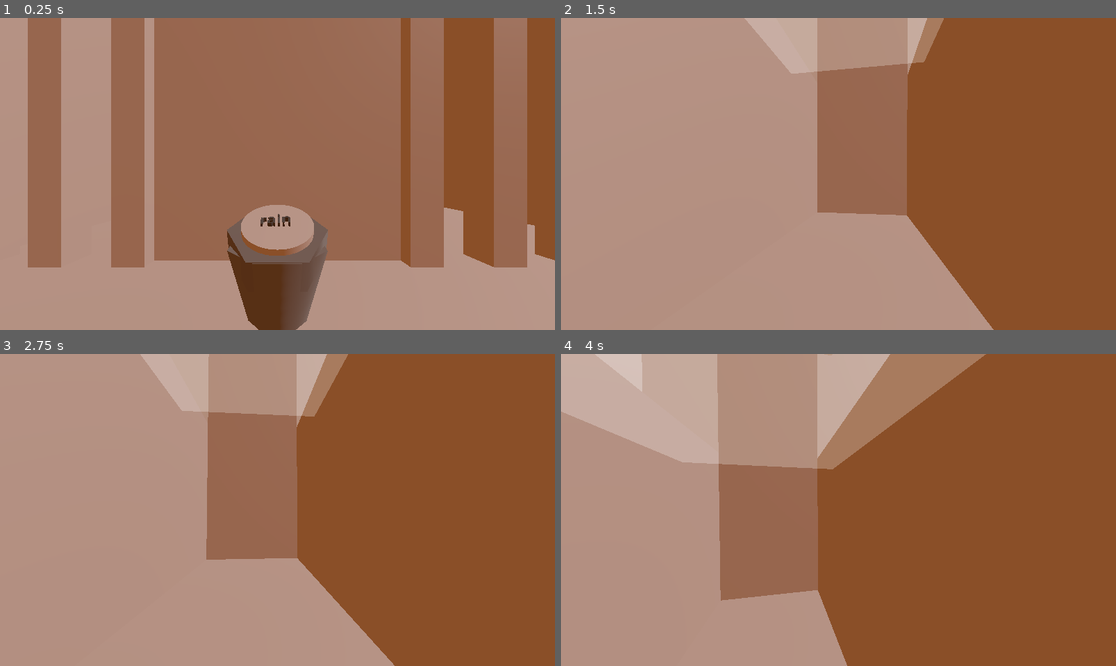
Above: before the commit, frames 1-4 (two rows, left to right).
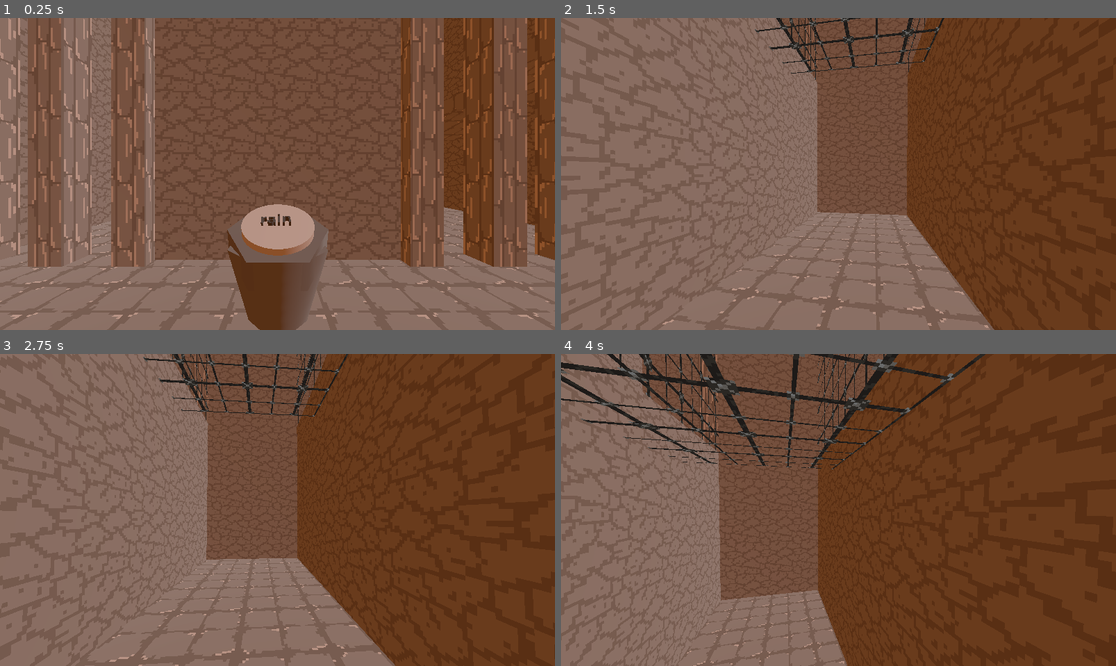
Above: after the commit, the same moments.

Repository: ThreeCoffees/HackYeah2025
Game: Godot game, scene res://levels/level_2.tscn
Two runs of this game, one before a commit and one after it. Both use one fixed random seed, a clock stepped at 60 frames per second and the inputs below. This scene is started directly instead of the project's main scene.
Inputs (mouse positions are in pixels of both pictures, inside the frame that each line leads up to):
- Up to frame 1 (0.25 s): no input
- Up to frame 2 (1.5 s): tap Enter at 0.5 s; move the mouse to (866, 174) at 0.52 s; hold W (move_forward) from 0.53 s (still down); click (866, 174) at 0.6 s; tap Space (jump) at 0.77 s; move the mouse to (810, 174) at 1.27 s; click (810, 174) at 1.35 s
- Up to frame 3 (2.75 s): keep holding W (move_forward); tap Space (jump) at 1.52 s; move the mouse to (288, 503) at 2.02 s; click (288, 503) at 2.1 s
- Up to frame 4 (4 s): keep holding W (move_forward); tap Space (jump) at 2.75, 3.02, 3.77 s; move the mouse to (832, 516) at 2.77 s; click (832, 516) at 2.85 s; move the mouse to (877, 513) at 3.52 s; click (877, 513) at 3.6 s

The runs differ from the first frame. In frame 1, 89% of the frame differs, in the area x 0-100%, y 0-100%; in frame 2, 100%; in frame 3, 100%; in frame 4, 100%.

Commit message:
add textures and fix z-fighting

Diff:
--- a/levels/level_2.tscn
+++ b/levels/level_2.tscn
@@ -1,22 +1,63 @@
-[gd_scene load_steps=9 format=3 uid="uid://ovbbkmc7s564"]
+[gd_scene load_steps=16 format=3 uid="uid://ovbbkmc7s564"]
 
 [ext_resource type="PackedScene" uid="uid://bto115mhdyubd" path="res://characters/flying_character.tscn" id="1_ilhis"]
+[ext_resource type="Texture2D" uid="uid://c8tl43kj46m0b" path="res://assets/column_tiles.png" id="2_dfjjl"]
 [ext_resource type="PackedScene" uid="uid://8w63g3fanpur" path="res://walls/waterfall.tscn" id="3_5722l"]
+[ext_resource type="Texture2D" uid="uid://g2qbljkc80cr" path="res://assets/wall_tiles.png" id="3_at1ld"]
 [ext_resource type="PackedScene" uid="uid://dy7dd3ej6xisk" path="res://activators/global_state_button.tscn" id="4_ilhis"]
+[ext_resource type="Texture2D" uid="uid://dvsjoo503gl0f" path="res://assets/floor_tiles.png" id="4_sd18g"]
 [ext_resource type="PackedScene" uid="uid://diiwa5d43dean" path="res://characters/walking_character.tscn" id="5_ep78u"]
+[ext_resource type="Texture2D" uid="uid://bc2fe4p2pkbkt" path="res://assets/bars_tiles.png" id="5_vm7no"]
 [ext_resource type="PackedScene" uid="uid://biv5d65umpjqc" path="res://walls/light_wall.tscn" id="6_ep78u"]
 [ext_resource type="PackedScene" uid="uid://dsbnm1yue8ama" path="res://player/player_camera.tscn" id="6_ilhis"]
 [ext_resource type="PackedScene" uid="uid://dwilk1ike3iry" path="res://characters/walking_character_small.tscn" id="7_ep78u"]
 
 [sub_resource type="StandardMaterial3D" id="StandardMaterial3D_ilhis"]
-transparency = 1
+transparency = 4
 shading_mode = 0
-albedo_color = Color(1, 1, 1, 0.2509804)
+albedo_texture = ExtResource("5_vm7no")
+uv1_triplanar = true
+texture_filter = 0
+
+[sub_resource type="StandardMaterial3D" id="StandardMaterial3D_at1ld"]
+render_priority = 3
+albedo_texture = ExtResource("2_dfjjl")
+uv1_triplanar = true
+texture_filter = 0
+
+[sub_resource type="StandardMaterial3D" id="StandardMaterial3D_dfjjl"]
+render_priority = 2
+albedo_texture = ExtResource("3_at1ld")
+uv1_triplanar = true
+texture_filter = 0
+
+[sub_resource type="StandardMaterial3D" id="StandardMaterial3D_vm7no"]
+render_priority = 1
+albedo_texture = ExtResource("4_sd18g")
+uv1_triplanar = true
+texture_filter = 0
 
 [node name="Level2" type="Node3D"]
 
-[node name="FlyingCharacter" parent="." instance=ExtResource("1_ilhis")]
+[node name="Characters" type="Node3D" parent="."]
+
+[node name="FlyingCharacter" parent="Characters" instance=ExtResource("1_ilhis")]
 transform = Transform3D(1, 0, 0, 0, 1, 0, 0, 0, 1, 0.75, 4, -4)
+
+[node name="WalkingCharacterSmall2" parent="Characters" instance=ExtResource("7_ep78u")]
+transform = Transform3D(1, 0, 0, 0, 1, 0, 0, 0, 1, 0.75, 10.75, -1)
+
+[node name="WalkingCharacter" parent="Characters" instance=ExtResource("5_ep78u")]
+transform = Transform3D(-1, 0, 8.742278e-08, 0, 1, 0, -8.742278e-08, 0, -1, 0, 0.75, 0)
+
+[node name="PlayerCamera" parent="Characters/WalkingCharacter" instance=ExtResource("6_ilhis")]
+transform = Transform3D(1, 0, 0, 0, 1, 0, 0, 0, 1, -0.003500104, 1.4964895, -0.44703317)
+
+[node name="WalkingCharacter2" parent="Characters" instance=ExtResource("5_ep78u")]
+transform = Transform3D(1.1920929e-07, 0, -1, 0, 1, 0, 1, 0, 1.1920929e-07, 0.75, 3.25, 12.75)
+
+[node name="WalkingCharacterSmall" parent="Characters" instance=ExtResource("7_ep78u")]
+transform = Transform3D(-1, 0, -8.742278e-08, 0, 1, 0, 8.742278e-08, 0, -1, -6, 1, 1.75)
 
 [node name="TransparentWalls_CSG" type="CSGCombiner3D" parent="."]
 transform = Transform3D(1, 0, 0, 0, 1, 0, 0, 0, 1, 0, 4.75, 7.5)
@@ -65,210 +106,216 @@
 transform = Transform3D(1, 0, 0, 0, 1, 0, 0, 0, 1, -0.125, 7, -10.25)
 size = Vector3(10.25, 3, 0.5)
 
-[node name="StaticWalls_CSG" type="CSGCombiner3D" parent="."]
+[node name="StaticWalls" type="Node3D" parent="."]
+
+[node name="Columns" type="CSGCombiner3D" parent="StaticWalls"]
+transform = Transform3D(1, 0, 0, 0, 1, 0, 0, 0, 1, 0, 14.5, -2.875)
+material_override = SubResource("StandardMaterial3D_at1ld")
 use_collision = true
 collision_layer = 3
 collision_mask = 0
 
-[node name="CSGBox3D" type="CSGBox3D" parent="StaticWalls_CSG"]
+[node name="CSGBox3D22" type="CSGBox3D" parent="StaticWalls/Columns"]
+transform = Transform3D(-4.371139e-08, 0, -1, 0, 1, 0, 1, 0, -4.371139e-08, 1.75, -6.375, 13.875)
+size = Vector3(0.5, 16.25, 0.5)
+
+[node name="CSGBox3D21" type="CSGBox3D" parent="StaticWalls/Columns"]
+transform = Transform3D(-4.371139e-08, 0, -1, 0, 1, 0, 1, 0, -4.371139e-08, 1.75, -6.375, 15.125)
+size = Vector3(0.5, 16.25, 0.5)
+
+[node name="CSGBox3D20" type="CSGBox3D" parent="StaticWalls/Columns"]
+transform = Transform3D(-4.371139e-08, 0, -1, 0, 1, 0, 1, 0, -4.371139e-08, 1.75, -6.375, 16.375)
+size = Vector3(0.5, 16.25, 0.5)
+
+[node name="BigCorner" type="CSGBox3D" parent="StaticWalls/Columns"]
+transform = Transform3D(1, 0, 0, 0, 1, 0, 0, 0, 1, -4.875, -2.375, 6.125)
+size = Vector3(0.75, 24.25, 1.5)
+
+[node name="CSGBox3D16" type="CSGBox3D" parent="StaticWalls/Columns"]
+transform = Transform3D(1, 0, 0, 0, 1, 0, 0, 0, 1, -3.5, -9.75, 6.625)
+size = Vector3(0.5, 9.5, 0.5)
+
+[node name="CSGBox3D15" type="CSGBox3D" parent="StaticWalls/Columns"]
+transform = Transform3D(1, 0, 0, 0, 1, 0, 0, 0, 1, -2.25, -9.75, 6.625)
+size = Vector3(0.5, 9.5, 0.5)
+
+[node name="CSGBox3D14" type="CSGBox3D" parent="StaticWalls/Columns"]
+transform = Transform3D(1, 0, 0, 0, 1, 0, 0, 0, 1, 2.25, -9.75, 6.625)
+size = Vector3(0.5, 9.5, 0.5)
+
+[node name="CSGBox3D13" type="CSGBox3D" parent="StaticWalls/Columns"]
+transform = Transform3D(1, 0, 0, 0, 1, 0, 0, 0, 1, 3.5, -9.75, 6.625)
+size = Vector3(0.5, 9.5, 0.5)
+
+[node name="CSGBox3D12" type="CSGBox3D" parent="StaticWalls/Columns"]
+transform = Transform3D(1, 0, 0, 0, 1, 0, 0, 0, 1, 4.75, -9.75, 6.625)
+size = Vector3(0.5, 9.5, 0.5)
+
+[node name="Walls" type="CSGCombiner3D" parent="StaticWalls"]
+transform = Transform3D(1, 0, 0, 0, 1, 0, 0, 0, 1, 0, 14.5, -2.875)
+material_override = SubResource("StandardMaterial3D_dfjjl")
+use_collision = true
+collision_layer = 3
+collision_mask = 0
+
+[node name="CSGBox3D41" type="CSGBox3D" parent="StaticWalls/Walls"]
+size = Vector3(10, 2.5, 0.75)
+
+[node name="CSGBox3D40" type="CSGBox3D" parent="StaticWalls/Walls"]
+transform = Transform3D(1, 0, 0, 0, 1, 0, 0, 0, 1, -4.875, 0.125, 1.625)
+size = Vector3(0.75, 2.75, 7.5)
+
+[node name="CSGBox3D29" type="CSGBox3D" parent="StaticWalls/Walls"]
+transform = Transform3D(1, 0, 0, 0, 1, 0, 0, 0, 1, -6.125, -10.125, 6.5)
+size = Vector3(1.75, 1.25, 0.75)
+
+[node name="CSGBox3D37" type="CSGBox3D" parent="StaticWalls/Walls"]
+transform = Transform3D(-4.371139e-08, 0, -1, 0, 1, 0, 1, 0, -4.371139e-08, -7.2500005, -6.75, 7.2499995)
+size = Vector3(19.75, 16, 0.5)
+
+[node name="CSGBox3D36" type="CSGBox3D" parent="StaticWalls/Walls"]
+transform = Transform3D(-4.371139e-08, 0, -1, 0, 1, 0, 1, 0, -4.371139e-08, -0.75, -6.75, -2.375)
+size = Vector3(0.5, 16, 12.5)
+
+[node name="CSGBox3D38" type="CSGBox3D" parent="StaticWalls/Walls"]
+transform = Transform3D(-4.371139e-08, 0, -1, 0, 1, 0, 1, 0, -4.371139e-08, -0.75, -6.75, 16.875)
+size = Vector3(0.5, 16, 12.5)
+
+[node name="CSGBox3D35" type="CSGBox3D" parent="StaticWalls/Walls"]
+transform = Transform3D(-4.371139e-08, 0, -1, 0, 1, 0, 1, 0, -4.371139e-08, 0.25, -8.375, 0.125)
+size = Vector3(0.5, 8.25, 9.5)
+
+[node name="CSGBox3D34" type="CSGBox3D" parent="StaticWalls/Walls"]
+transform = Transform3D(1, 0, 0, 0, 1, 0, 0, 0, 1, 5.25, -6.75, 7)
+size = Vector3(0.5, 16, 19.25)
+
+[node name="CSGBox3D33" type="CSGBox3D" parent="StaticWalls/Walls"]
+transform = Transform3D(1, 0, 0, 0, 1, 0, 0, 0, 1, -4.875, -9.5, 2.625)
+size = Vector3(0.75, 10.5, 5.5)
+
+[node name="CSGBox3D18" type="CSGBox3D" parent="StaticWalls/Walls"]
+transform = Transform3D(1, 0, 0, 0, 1, 0, 0, 0, 1, -0.25, -6.875, 13.875)
+size = Vector3(3.5, 16.25, 0.5)
+
+[node name="CSGBox3D10" type="CSGBox3D" parent="StaticWalls/Walls"]
+transform = Transform3D(1, 0, 0, 0, 1, 0, 0, 0, 1, 0.25, -1.875, 6.625)
+size = Vector3(9.5, 6.25, 0.5)
+
+[node name="CSGBox3D8" type="CSGBox3D" parent="StaticWalls/Walls"]
+transform = Transform3D(1, 0, 0, 0, -4.371139e-08, -1, 0, 1, -4.371139e-08, 1.75, -2.25, 10.125)
+size = Vector3(0.5, 7, 7)
+
+[node name="CSGBox3D2" type="CSGBox3D" parent="StaticWalls/Walls"]
+transform = Transform3D(1, 0, 0, 0, -4.371139e-08, -1, 0, 1, -4.371139e-08, 0, -12.75, 6.875)
+size = Vector3(4, 0.5, 7)
+
+[node name="CSGBox3D4" type="CSGBox3D" parent="StaticWalls/Walls"]
+transform = Transform3D(1, 0, 0, 0, -4.371139e-08, -1, 0, 1, -4.371139e-08, -1.75, -12.75, 10.375)
+size = Vector3(0.5, 7.5, 7)
+
+[node name="CSGBox3D5" type="CSGBox3D" parent="StaticWalls/Walls"]
+transform = Transform3D(1, 0, 0, 0, -4.371139e-08, -1, 0, 1, -4.371139e-08, 1.75, -12.75, 10.125)
+size = Vector3(0.5, 7, 7)
+
+[node name="CSGBox3D6" type="CSGBox3D" parent="StaticWalls/Walls"]
+transform = Transform3D(1, 0, 0, 0, -4.371139e-08, -1, 0, 1, -4.371139e-08, 0, -2.25, 6.875)
+size = Vector3(4, 0.5, 7)
+
+[node name="CSGBox3D7" type="CSGBox3D" parent="StaticWalls/Walls"]
+transform = Transform3D(1, 0, 0, 0, -4.371139e-08, -1, 0, 1, -4.371139e-08, -1.75, -2.25, 10.375)
+size = Vector3(0.5, 7.5, 7)
+
+[node name="Floors" type="CSGCombiner3D" parent="StaticWalls"]
+material_override = SubResource("StandardMaterial3D_vm7no")
+use_collision = true
+collision_layer = 3
+collision_mask = 0
+
+[node name="CSGBox3D24" type="CSGBox3D" parent="StaticWalls/Floors"]
+transform = Transform3D(1, 0, 0, 0, 1, 0, 0, 0, 1, -1, 6.75, -4.25)
+size = Vector3(12, 0.5, 2.5)
+
+[node name="CSGBox3D23" type="CSGBox3D" parent="StaticWalls/Floors"]
+transform = Transform3D(1, 0, 0, 0, 0.96814764, -0.25038, 0, 0.25038, 0.96814764, -6.125, 4.865026, 4.126593)
+size = Vector3(1.75, 0.5, 14.893951)
+
+[node name="CSGBox3D19" type="CSGBox3D" parent="StaticWalls/Floors"]
+transform = Transform3D(1, 0, 0, 0, 1, 0, 0, 0, 1, -2.625, 3, 12.5)
+size = Vector3(8.75, 0.5, 2.5)
+
+[node name="CSGBox3D11" type="CSGBox3D" parent="StaticWalls/Floors"]
+transform = Transform3D(1, 0, 0, 0, 1, 0, 0, 0, 1, 0, 10, 8.375)
+size = Vector3(3.5, 0.5, 5.25)
+
+[node name="CSGBox3D" type="CSGBox3D" parent="StaticWalls/Floors"]
 transform = Transform3D(1, 0, 0, 0, 1, 0, 0, 0, 1, -1.125, 0.5, -0.5)
 size = Vector3(12.25, 0.5, 9)
 
-[node name="CSGBox3D2" type="CSGBox3D" parent="StaticWalls_CSG"]
-transform = Transform3D(1, 0, 0, 0, -4.371139e-08, -1, 0, 1, -4.371139e-08, 0, 1.75, 4)
-size = Vector3(4, 0.5, 7)
-
-[node name="CSGBox3D3" type="CSGBox3D" parent="StaticWalls_CSG"]
+[node name="CSGBox3D3" type="CSGBox3D" parent="StaticWalls/Floors"]
 transform = Transform3D(1, 0, 0, 0, 1, 0, 0, 0, 1, -1, 0.5, 8.875)
 size = Vector3(12, 0.5, 9.75)
 
-[node name="CSGBox3D4" type="CSGBox3D" parent="StaticWalls_CSG"]
-transform = Transform3D(1, 0, 0, 0, -4.371139e-08, -1, 0, 1, -4.371139e-08, -1.75, 1.7499999, 7.5)
-size = Vector3(0.5, 7.5, 7)
-
-[node name="CSGBox3D5" type="CSGBox3D" parent="StaticWalls_CSG"]
-transform = Transform3D(1, 0, 0, 0, -4.371139e-08, -1, 0, 1, -4.371139e-08, 1.75, 1.7499999, 7.5)
-size = Vector3(0.5, 7.5, 7)
-
-[node name="CSGBox3D6" type="CSGBox3D" parent="StaticWalls_CSG"]
-transform = Transform3D(1, 0, 0, 0, -4.371139e-08, -1, 0, 1, -4.371139e-08, 0, 12.25, 4)
-size = Vector3(4, 0.5, 7)
-
-[node name="CSGBox3D7" type="CSGBox3D" parent="StaticWalls_CSG"]
-transform = Transform3D(1, 0, 0, 0, -4.371139e-08, -1, 0, 1, -4.371139e-08, -1.75, 12.25, 7.5)
-size = Vector3(0.5, 7.5, 7)
-
-[node name="CSGBox3D8" type="CSGBox3D" parent="StaticWalls_CSG"]
-transform = Transform3D(1, 0, 0, 0, -4.371139e-08, -1, 0, 1, -4.371139e-08, 1.75, 12.25, 7.5)
-size = Vector3(0.5, 7.5, 7)
-
-[node name="CSGBox3D11" type="CSGBox3D" parent="StaticWalls_CSG"]
-transform = Transform3D(1, 0, 0, 0, 1, 0, 0, 0, 1, 0, 10, 8.5)
-size = Vector3(3.5, 0.5, 5.5)
-
-[node name="CSGBox3D10" type="CSGBox3D" parent="StaticWalls_CSG"]
-transform = Transform3D(1, 0, 0, 0, 1, 0, 0, 0, 1, -0.125, 12.625, 3.75)
-size = Vector3(10.25, 6.25, 0.5)
-
-[node name="CSGBox3D12" type="CSGBox3D" parent="StaticWalls_CSG"]
-transform = Transform3D(1, 0, 0, 0, 1, 0, 0, 0, 1, 4.75, 4.75, 3.75)
-size = Vector3(0.5, 9.5, 0.5)
-
-[node name="CSGBox3D13" type="CSGBox3D" parent="StaticWalls_CSG"]
-transform = Transform3D(1, 0, 0, 0, 1, 0, 0, 0, 1, 3.5, 4.75, 3.75)
-size = Vector3(0.5, 9.5, 0.5)
-
-[node name="CSGBox3D14" type="CSGBox3D" parent="StaticWalls_CSG"]
-transform = Transform3D(1, 0, 0, 0, 1, 0, 0, 0, 1, 2.25, 4.75, 3.75)
-size = Vector3(0.5, 9.5, 0.5)
-
-[node name="CSGBox3D15" type="CSGBox3D" parent="StaticWalls_CSG"]
-transform = Transform3D(1, 0, 0, 0, 1, 0, 0, 0, 1, -2.25, 4.75, 3.75)
-size = Vector3(0.5, 9.5, 0.5)
-
-[node name="CSGBox3D16" type="CSGBox3D" parent="StaticWalls_CSG"]
-transform = Transform3D(1, 0, 0, 0, 1, 0, 0, 0, 1, -3.5, 4.75, 3.75)
-size = Vector3(0.5, 9.5, 0.5)
-
-[node name="CSGBox3D17" type="CSGBox3D" parent="StaticWalls_CSG"]
-transform = Transform3D(1, 0, 0, 0, 1, 0, 0, 0, 1, -4.75, 4.75, 3.75)
-size = Vector3(0.5, 9.5, 0.5)
-
-[node name="CSGBox3D18" type="CSGBox3D" parent="StaticWalls_CSG"]
-transform = Transform3D(1, 0, 0, 0, 1, 0, 0, 0, 1, -0.25, 7.625, 11)
-size = Vector3(3.5, 16.25, 0.5)
-
-[node name="CSGBox3D19" type="CSGBox3D" parent="StaticWalls_CSG"]
-transform = Transform3D(1, 0, 0, 0, 1, 0, 0, 0, 1, -2.5, 3, 12.5)
-size = Vector3(9, 0.5, 2.5)
-
-[node name="CSGBox3D20" type="CSGBox3D" parent="StaticWalls_CSG"]
-transform = Transform3D(-4.371139e-08, 0, -1, 0, 1, 0, 1, 0, -4.371139e-08, 1.75, 8.125, 13.5)
-size = Vector3(0.5, 16.25, 0.5)
-
-[node name="CSGBox3D21" type="CSGBox3D" parent="StaticWalls_CSG"]
-transform = Transform3D(-4.371139e-08, 0, -1, 0, 1, 0, 1, 0, -4.371139e-08, 1.75, 8.125, 12.25)
-size = Vector3(0.5, 16.25, 0.5)
-
-[node name="CSGBox3D22" type="CSGBox3D" parent="StaticWalls_CSG"]
-transform = Transform3D(-4.371139e-08, 0, -1, 0, 1, 0, 1, 0, -4.371139e-08, 1.75, 4.75, 11)
-size = Vector3(0.5, 9.5, 0.5)
-
-[node name="CSGBox3D33" type="CSGBox3D" parent="StaticWalls_CSG"]
-transform = Transform3D(1, 0, 0, 0, 1, 0, 0, 0, 1, -4.875, 5, 0.5)
-size = Vector3(0.75, 10.5, 7)
-
-[node name="CSGBox3D23" type="CSGBox3D" parent="StaticWalls_CSG"]
-transform = Transform3D(1, 0, 0, 0, 0.96814764, -0.25038, 0, 0.25038, 0.96814764, -6.125, 4.865026, 4.126593)
-size = Vector3(1.75, 0.5, 14.893951)
-
-[node name="CSGBox3D24" type="CSGBox3D" parent="StaticWalls_CSG"]
-transform = Transform3D(1, 0, 0, 0, 1, 0, 0, 0, 1, -1, 6.75, -4.25)
-size = Vector3(12, 0.5, 2.5)
-
-[node name="CSGBox3D34" type="CSGBox3D" parent="StaticWalls_CSG"]
-transform = Transform3D(1, 0, 0, 0, 1, 0, 0, 0, 1, 5.25, 7.75, 4.125)
-size = Vector3(0.5, 16, 19.25)
-
-[node name="CSGBox3D35" type="CSGBox3D" parent="StaticWalls_CSG"]
-transform = Transform3D(-4.371139e-08, 0, -1, 0, 1, 0, 1, 0, -4.371139e-08, 0.25, 6.125, -2.75)
-size = Vector3(0.5, 8.25, 9.5)
-
-[node name="CSGBox3D36" type="CSGBox3D" parent="StaticWalls_CSG"]
-transform = Transform3D(-4.371139e-08, 0, -1, 0, 1, 0, 1, 0, -4.371139e-08, -0.75, 7.75, -5.25)
-size = Vector3(0.5, 16, 12.5)
-
-[node name="CSGBox3D37" type="CSGBox3D" parent="StaticWalls_CSG"]
-transform = Transform3D(-4.371139e-08, 0, -1, 0, 1, 0, 1, 0, -4.371139e-08, -7.2500005, 7.75, 4.3749995)
-size = Vector3(19.75, 16, 0.5)
-
-[node name="CSGBox3D38" type="CSGBox3D" parent="StaticWalls_CSG"]
-transform = Transform3D(-4.371139e-08, 0, -1, 0, 1, 0, 1, 0, -4.371139e-08, -0.75, 7.75, 14)
-size = Vector3(0.5, 16, 12.5)
-
-[node name="CSGBox3D25" type="CSGBox3D" parent="StaticWalls_CSG"]
-transform = Transform3D(1, 0, 0, 0, 1, 0, 0, 0, 1, -1.75, 7, -3.5)
+[node name="CSGBox3D25" type="CSGBox3D" parent="StaticWalls/Floors"]
+transform = Transform3D(1, 0, 0, 0, 1, 0, 0, 0, 1, -1.5, 7, -3.5)
 size = Vector3(1, 0.5, 1)
 
-[node name="CSGBox3D26" type="CSGBox3D" parent="StaticWalls_CSG"]
-transform = Transform3D(1, 0, 0, 0, 1, 0, 0, 0, 1, 0.25, 8, -3.5)
+[node name="CSGBox3D26" type="CSGBox3D" parent="StaticWalls/Floors"]
+transform = Transform3D(1, 0, 0, 0, 1, 0, 0, 0, 1, 0.5, 8, -3.5)
 size = Vector3(1, 0.5, 1)
 
-[node name="CSGBox3D27" type="CSGBox3D" parent="StaticWalls_CSG"]
+[node name="CSGBox3D27" type="CSGBox3D" parent="StaticWalls/Floors"]
 transform = Transform3D(1, 0, 0, 0, 1, 0, 0, 0, 1, 2.5, 9, -3.5)
 size = Vector3(1, 0.5, 1)
 
-[node name="CSGBox3D28" type="CSGBox3D" parent="StaticWalls_CSG"]
+[node name="CSGBox3D28" type="CSGBox3D" parent="StaticWalls/Floors"]
 transform = Transform3D(1, 0, 0, 0, 1, 0, 0, 0, 1, 4.5, 10, -3.5)
 size = Vector3(1, 0.5, 1)
 
-[node name="CSGBox3D29" type="CSGBox3D" parent="StaticWalls_CSG"]
-transform = Transform3D(1, 0, 0, 0, 1, 0, 0, 0, 1, -6.125, 4.375, 3.625)
-size = Vector3(1.75, 1.25, 0.75)
-
-[node name="CSGBox3D39" type="CSGBox3D" parent="StaticWalls_CSG"]
-transform = Transform3D(1, 0, 0, 0, 1, 0, 0, 0, 1, -4.875, 14.25, 3)
-size = Vector3(0.75, 10.5, 1)
-
-[node name="CSGBox3D40" type="CSGBox3D" parent="StaticWalls_CSG"]
-transform = Transform3D(1, 0, 0, 0, 1, 0, 0, 0, 1, -4.875, 14.5, -0.75)
-size = Vector3(0.75, 2.5, 8.5)
-
-[node name="CSGBox3D41" type="CSGBox3D" parent="StaticWalls_CSG"]
-transform = Transform3D(1, 0, 0, 0, 1, 0, 0, 0, 1, 0, 14.5, -2.875)
-size = Vector3(10, 2.5, 0.75)
-
-[node name="WalkingCharacterSmall2" parent="." instance=ExtResource("7_ep78u")]
-transform = Transform3D(1, 0, 0, 0, 1, 0, 0, 0, 1, 0.75, 10.75, -1)
-
-[node name="WalkingCharacter" parent="." instance=ExtResource("5_ep78u")]
-transform = Transform3D(-1, 0, 8.742278e-08, 0, 1, 0, -8.742278e-08, 0, -1, 0, 0.75, 0)
-
-[node name="PlayerCamera" parent="WalkingCharacter" instance=ExtResource("6_ilhis")]
-transform = Transform3D(1, 0, 0, 0, 1, 0, 0, 0, 1, 0, 1.5, -0.44644368)
-
-[node name="Waterfall2" parent="." instance=ExtResource("3_5722l")]
-transform = Transform3D(3.1499999, 0, 0, 0, 0.19999999, 0, 0, 0, 0.6, 0.25, 0.75, -2.75)
-
 [node name="DirectionalLight3D" type="DirectionalLight3D" parent="."]
 transform = Transform3D(-0.25881886, 0.6830129, -0.6830126, -1.4393432e-08, 0.70710665, 0.70710695, 0.9659259, 0.18301263, -0.18301252, 0, 0, 0)
 
-[node name="GlobalStateButton" parent="." instance=ExtResource("4_ilhis")]
+[node name="Waterfalls" type="Node3D" parent="."]
+transform = Transform3D(-4.371139e-08, 0, -1, 0, 1, 0, 1, 0, -4.371139e-08, 0, 0, 0)
+
+[node name="Waterfall2" parent="Waterfalls" instance=ExtResource("3_5722l")]
+transform = Transform3D(-1.3769086e-07, 0, 0.6, 0, 0.19999999, 0, -3.1499999, 0, -2.6226834e-08, -2.75, 0.75, -0.24999988)
+natural_mesh_height = 1.0
+
+[node name="Waterfall" parent="Waterfalls" instance=ExtResource("3_5722l")]
+transform = Transform3D(-4.371139e-08, 0, 1, 0, 1, 0, -1, 0, -4.371139e-08, 5, 0, -2.1855695e-07)
+natural_mesh_height = 5.0
+
+[node name="GlobalButtons" type="Node3D" parent="."]
+
+[node name="RainButton" parent="GlobalButtons" instance=ExtResource("4_ilhis")]
 transform = Transform3D(-4.371139e-08, 0, -1, 0, 1, 0, 1, 0, -4.371139e-08, 0, 0.75, 2.5)
 
-[node name="Waterfall" parent="." instance=ExtResource("3_5722l")]
-transform = Transform3D(1, 0, 0, 0, 1, 0, 0, 0, 1, 0, 0, 5)
-
-[node name="WalkingCharacter2" parent="." instance=ExtResource("5_ep78u")]
-transform = Transform3D(1.1920929e-07, 0, -1, 0, 1, 0, 1, 0, 1.1920929e-07, 0.75, 3.25, 12.75)
-
-[node name="LightWall" parent="." instance=ExtResource("6_ep78u")]
-transform = Transform3D(1, 0, 0, 0, 1, 0, 0, 0, 1, -6, 0.75, 3.5)
-
-[node name="GlobalStateButton2" parent="." instance=ExtResource("4_ilhis")]
+[node name="RainButton2" parent="GlobalButtons" instance=ExtResource("4_ilhis")]
 transform = Transform3D(-4.371139e-08, 0, -1, 0, 1, 0, 1, 0, -4.371139e-08, 0.75, 10.25, 1.75)
 
-[node name="GlobalStateButton3" parent="." instance=ExtResource("4_ilhis")]
+[node name="SunButton" parent="GlobalButtons" instance=ExtResource("4_ilhis")]
 transform = Transform3D(-4.371139e-08, 0, -1, 0, 1, 0, 1, 0, -4.371139e-08, -0.75, 10.25, 1.75)
 property = "sun"
 
-[node name="WalkingCharacterSmall" parent="." instance=ExtResource("7_ep78u")]
-transform = Transform3D(-1, 0, -8.742278e-08, 0, 1, 0, 8.742278e-08, 0, -1, -6, 1, 1.75)
-
-[node name="LightWall2" parent="." instance=ExtResource("6_ep78u")]
+[node name="LightWalls" type="Node3D" parent="."]
+
+[node name="LightWall" parent="LightWalls" instance=ExtResource("6_ep78u")]
+transform = Transform3D(1, 0, 0, 0, 1, 0, 0, 0, 1, -6, 0.75, 3.5)
+
+[node name="LightWall2" parent="LightWalls" instance=ExtResource("6_ep78u")]
 transform = Transform3D(1, 0, 0, 0, 1, 0, 0, 0, 1, 3.75, 10.25, -2.75)
 
-[node name="LightWall3" parent="." instance=ExtResource("6_ep78u")]
+[node name="LightWall3" parent="LightWalls" instance=ExtResource("6_ep78u")]
 transform = Transform3D(1, 0, 0, 0, 1, 0, 0, 0, 1, 1.25, 10.25, -2.75)
 
-[node name="LightWall4" parent="." instance=ExtResource("6_ep78u")]
+[node name="LightWall4" parent="LightWalls" instance=ExtResource("6_ep78u")]
 transform = Transform3D(1, 0, 0, 0, 1, 0, 0, 0, 1, -1.25, 10.25, -2.75)
 
-[node name="LightWall5" parent="." instance=ExtResource("6_ep78u")]
+[node name="LightWall5" parent="LightWalls" instance=ExtResource("6_ep78u")]
 transform = Transform3D(1, 0, 0, 0, 1, 0, 0, 0, 1, -3.75, 10.25, -2.75)
 
-[node name="LightWall6" parent="." instance=ExtResource("6_ep78u")]
+[node name="LightWall6" parent="LightWalls" instance=ExtResource("6_ep78u")]
 transform = Transform3D(-4.371139e-08, 0, 1, 0, 1, 0, -1, 0, -4.371139e-08, -5, 10.25, -1.25)
 
-[node name="LightWall7" parent="." instance=ExtResource("6_ep78u")]
+[node name="LightWall7" parent="LightWalls" instance=ExtResource("6_ep78u")]
 transform = Transform3D(-4.371139e-08, 0, 1, 0, 1, 0, -1, 0, -4.371139e-08, -5, 10.25, 1.25)
--- a/project.godot
+++ b/project.godot
@@ -80,3 +80,7 @@
 [physics]
 
 3d/default_gravity=30.0
+
+[rendering]
+
+textures/canvas_textures/default_texture_filter=0
Binary file added: assets/bars_tiles.aseprite
Binary file added: assets/bars_tiles.png
Not shown, added: assets/bars_tiles.png.import
Binary file added: assets/column_tiles.aseprite
Binary file added: assets/column_tiles.png
Not shown, added: assets/column_tiles.png.import
Binary file added: assets/floor_tiles.aseprite
Binary file added: assets/floor_tiles.png
Not shown, added: assets/floor_tiles.png.import
Binary file added: assets/wall_tiles.aseprite
Binary file added: assets/wall_tiles.png
Not shown, added: assets/wall_tiles.png.import
